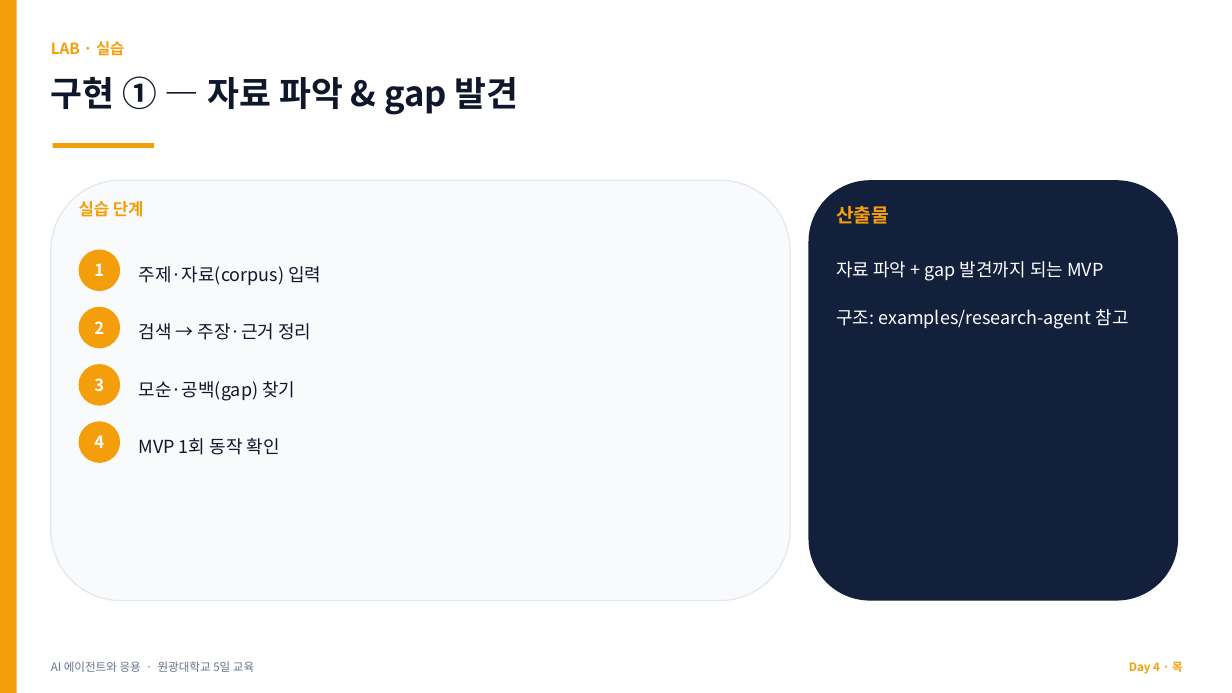
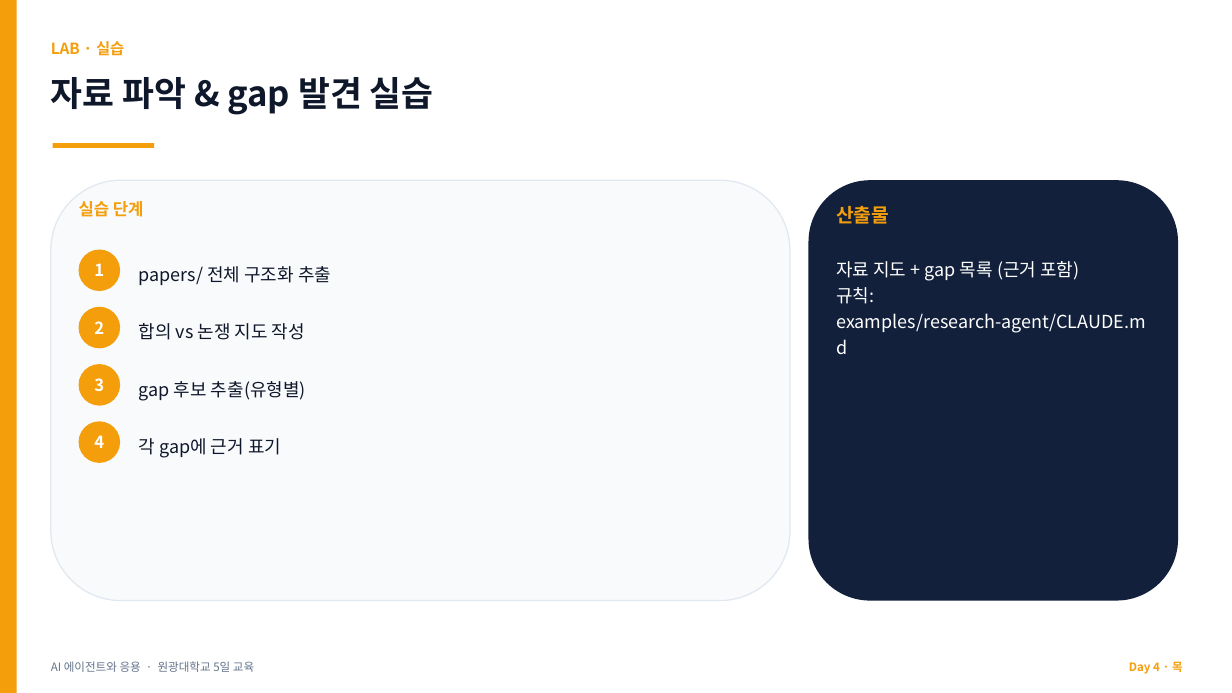
Before and after one commit to jyshin-22/wku-ai-agent-program, a slide deck: slide 16 of slides/day4.pptx (slide 10 before the commit). Drawn at 1232x693 pixels with LibreOffice and Linux fonts; fonts in the diff are those of the drawing. Boxes give left, top, right and bottom in pixels: in the first picture for what was removed or moved away, otherwise in the second. Text is boxed around its words. In the diff, an @@ line names an element or a change of style, - is before the commit and + after.

```diff
--- a/slides/day4.pptx
+++ b/slides/day4.pptx
@@ text at [51, 77, 434, 115]: text changed @@
-구현 ① — 자료 파악 & gap 발견
+자료 파악 & gap 발견 실습
@@ text at [139, 266, 331, 285]: text changed @@
-주제·자료(corpus) 입력
+papers/ 전체 구조화 추출
@@ text at [836, 261, 1146, 333]: text changed @@
-자료 파악 + gap 발견까지 되는 MVP
-구조: examples/research-agent 참고
+자료 지도 + gap 목록 (근거 포함)
+규칙: examples/research-agent/CLAUDE.md
@@ text at [139, 323, 305, 340]: text changed @@
-검색 → 주장·근거 정리
+합의 vs 논쟁 지도 작성
@@ text at [139, 381, 306, 401]: text changed @@
-모순·공백(gap) 찾기
+gap 후보 추출(유형별)
@@ text at [139, 438, 281, 458]: text changed @@
-MVP 1회 동작 확인
+각 gap에 근거 표기
```
Also in this commit, not shown: 19 other slides changed, 3 slides added, 2 slides removed, 8 other files.
